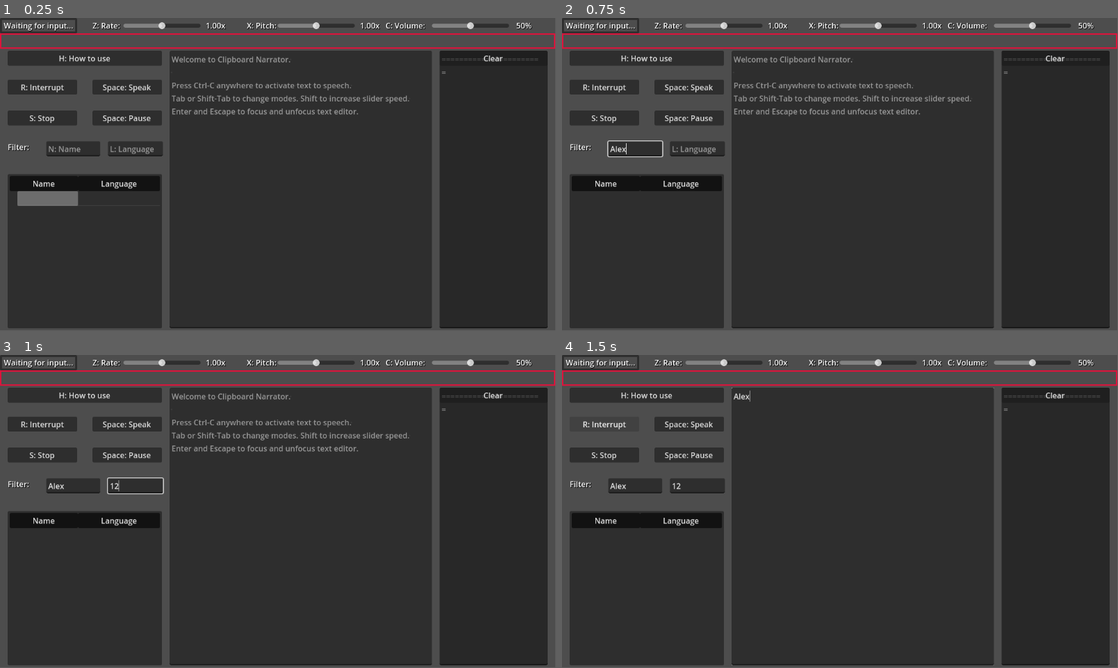
Above: before the commit, frames 1-4 (two rows, left to right).
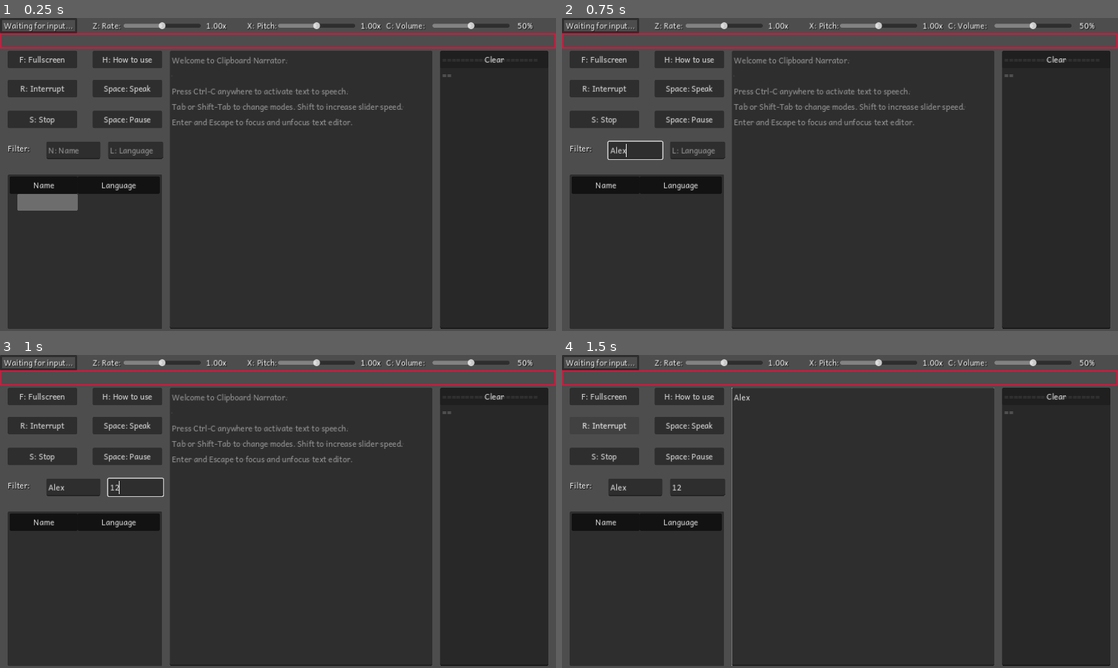
Above: after the commit, the same moments.

Repository: lesleyrs/clipboard-narrator
Game: Godot game, scene res://main.tscn
Same seed, same stepped clock (60 frames per second), same inputs: the game is played once before the commit and once after it.
Inputs (mouse positions are in pixels of both pictures, inside the frame that each line leads up to):
- Up to frame 1 (0.25 s): no input
- Up to frame 2 (0.75 s): click (634, 149) at 0.52 s; type "Alex" at 0.6 s
- Up to frame 3 (1 s): click (133, 486) at 0.75 s; type "12" at 0.83 s; click (300, 527) at 0.98 s
- Up to frame 4 (1.5 s): type "Alex" at 1.07 s; click "R: Interrupt" at 1.25 s
In our replay, the window is 799x449 before the commit and 800x450 after it. These sizes can differ from the game's own. Grey fills any space a smaller window leaves; there, only what the larger window draws over its background counts as a difference.

The runs differ from the first frame. In frame 1, 5.5% of the frame differs, in the area x 0-100%, y 1-100%; in frame 2, 5.4%; in frame 3, 5.3%; in frame 4, 3.2%.

Commit message:
added default font and fullscreen button

Diff:
--- a/main.gd
+++ b/main.gd
@@ -10,15 +10,16 @@
 var stylebox_flat = StyleBoxFlat.new()
 
 # TODO
-# add logo/icon/theme/font/anchors/window settings/hidpi/always on top toggle?
+# add logo/icon, see current state of embedding pck
+# why does node2d have black bars but control nodes don't? also how to update clear_color without resize
 # try linux primary clipboard + test linux html
-# allow forcing english by default setting after saving + colorpicker reset default right click?
+# allow forcing english by default setting after saving + colorpicker reset default right click? + default mode loading+title + size/always on top keeping
 # save clipboard in array for going back in history 1-0 keys? pause toggle with selecting 1 word
 # how to limit "fit content height" size and allow scrolling somehow
-# no smart word wrap mode for textedit https://github.com/godotengine/godot/issues/3985
-# font oversampling bug with canvas mode https://github.com/godotengine/godot/issues/56399
 # don't interrupt before voice ended/cancelled, interrupting voice breaks the yellow highlighting
 # web build cuts off speech before finishing help text, and following higlight rarely works.
+# no smart word wrap mode for textedit https://github.com/godotengine/godot/issues/3985
+# font oversampling bug with canvas mode https://github.com/godotengine/godot/issues/56399 it works on current layout though
 
 # Note: On Windows and Linux (X11), utterance text can use SSML markup.
 # SSML support is engine and voice dependent. If the engine does not support SSML,
@@ -151,6 +152,9 @@
 	if Input.is_action_just_pressed("tts_s"):
 		$ButtonStop.emit_signal("pressed")
 
+	if Input.is_action_just_pressed("tts_f"):
+		$ButtonFullscreen.emit_signal("pressed")
+
 func _process(_delta):
 	if DisplayServer.clipboard_get() != last_copy:
 		match current_mode:
@@ -291,3 +295,10 @@
 func _on_color_picker_button_color_changed(color):
 	RenderingServer.set_default_clear_color($ColorPickerButton.color)
 	stylebox_flat.bg_color = $ColorPickerButton.color
+
+func _on_button_fullscreen_pressed():
+	if DisplayServer.window_get_mode() != DisplayServer.WINDOW_MODE_FULLSCREEN \
+	and DisplayServer.window_get_mode() != DisplayServer.WINDOW_MODE_MAXIMIZED: # temporary?
+		DisplayServer.window_set_mode(DisplayServer.WINDOW_MODE_FULLSCREEN)
+	elif DisplayServer.window_get_mode() != DisplayServer.WINDOW_MODE_WINDOWED:
+		DisplayServer.window_set_mode(DisplayServer.WINDOW_MODE_WINDOWED)
--- a/main.tscn
+++ b/main.tscn
@@ -48,12 +48,21 @@
 
 [node name="ButtonDemo" type="Button" parent="."]
 layout_mode = 0
-offset_left = 16.0
-offset_top = 68.0
-offset_right = 336.0
-offset_bottom = 99.0
+offset_left = 192.0
+offset_top = 68.0
+offset_right = 336.0
+offset_bottom = 103.0
 focus_mode = 0
 text = "H: How to use"
+
+[node name="ButtonFullscreen" type="Button" parent="."]
+layout_mode = 1
+offset_left = 16.0
+offset_top = 68.0
+offset_right = 160.0
+offset_bottom = 103.0
+focus_mode = 0
+text = "F: Fullscreen"
 
 [node name="ButtonIntSpeak" type="Button" parent="."]
 layout_mode = 1
@@ -255,6 +264,7 @@
 [connection signal="text_changed" from="LineEditFilterName" to="." method="_on_line_edit_filter_name_text_changed"]
 [connection signal="text_changed" from="LineEditFilterLang" to="." method="_on_line_edit_filter_name_text_changed"]
 [connection signal="pressed" from="ButtonDemo" to="." method="_on_button_demo_pressed"]
+[connection signal="pressed" from="ButtonFullscreen" to="." method="_on_button_fullscreen_pressed"]
 [connection signal="pressed" from="ButtonIntSpeak" to="." method="_on_button_int_speak_pressed"]
 [connection signal="pressed" from="ButtonSpeak" to="." method="_on_button_speak_pressed"]
 [connection signal="pressed" from="ButtonStop" to="." method="_on_button_stop_pressed"]
--- a/project.godot
+++ b/project.godot
@@ -15,6 +15,14 @@
 config/features=PackedStringArray("4.0", "GL Compatibility")
 run/low_processor_mode=true
 config/icon="res://icon.svg"
+
+[display]
+
+window/stretch/mode="canvas_items"
+
+[gui]
+
+theme/custom_font="res://Andika-Regular.ttf"
 
 [input]
 
@@ -93,6 +101,11 @@
 "events": [Object(InputEventKey,"resource_local_to_scene":false,"resource_name":"","device":0,"window_id":0,"alt_pressed":false,"shift_pressed":false,"ctrl_pressed":false,"meta_pressed":false,"pressed":false,"keycode":76,"physical_keycode":0,"unicode":0,"echo":false,"script":null)
 ]
 }
+tts_f={
+"deadzone": 0.5,
+"events": [Object(InputEventKey,"resource_local_to_scene":false,"resource_name":"","device":0,"window_id":0,"alt_pressed":false,"shift_pressed":false,"ctrl_pressed":false,"meta_pressed":false,"pressed":false,"keycode":70,"physical_keycode":0,"unicode":0,"echo":false,"script":null)
+]
+}
 
 [rendering]
 
Binary file added: Andika-Regular.ttf
Not shown, added: Andika-Regular.ttf.import
